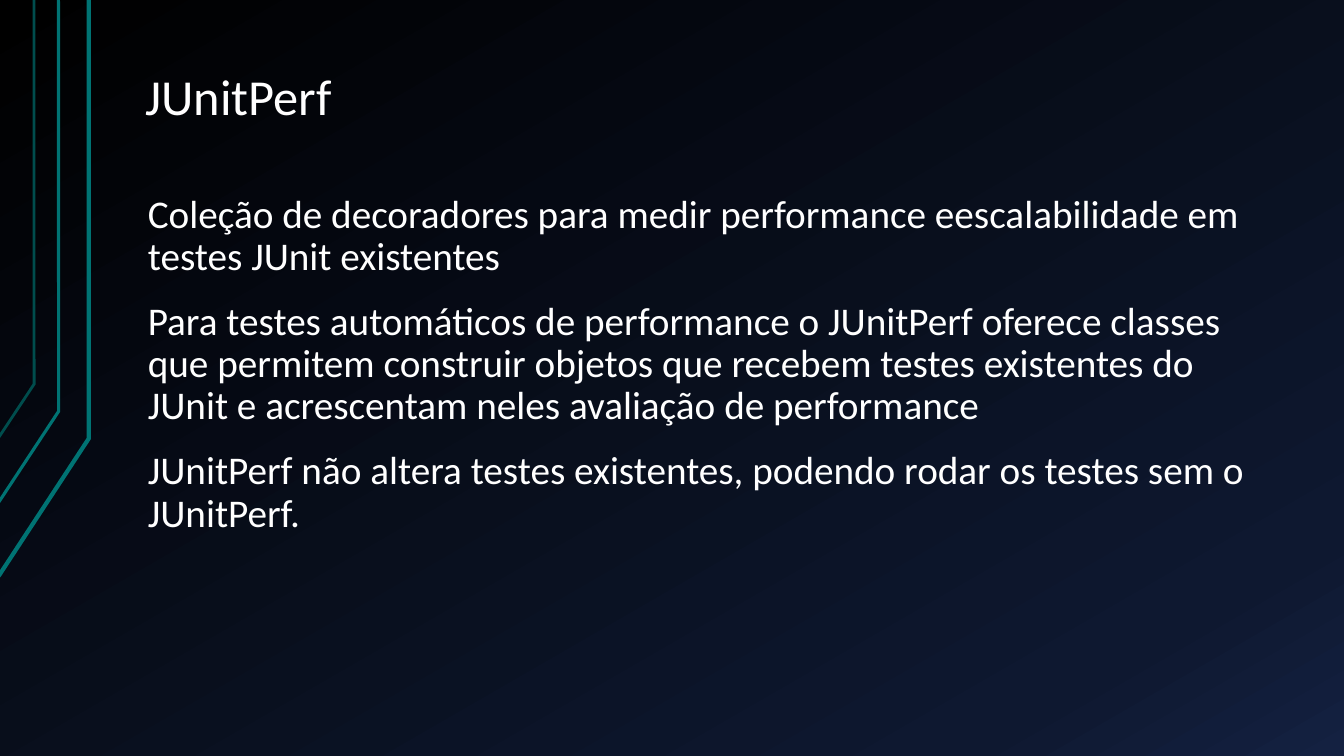
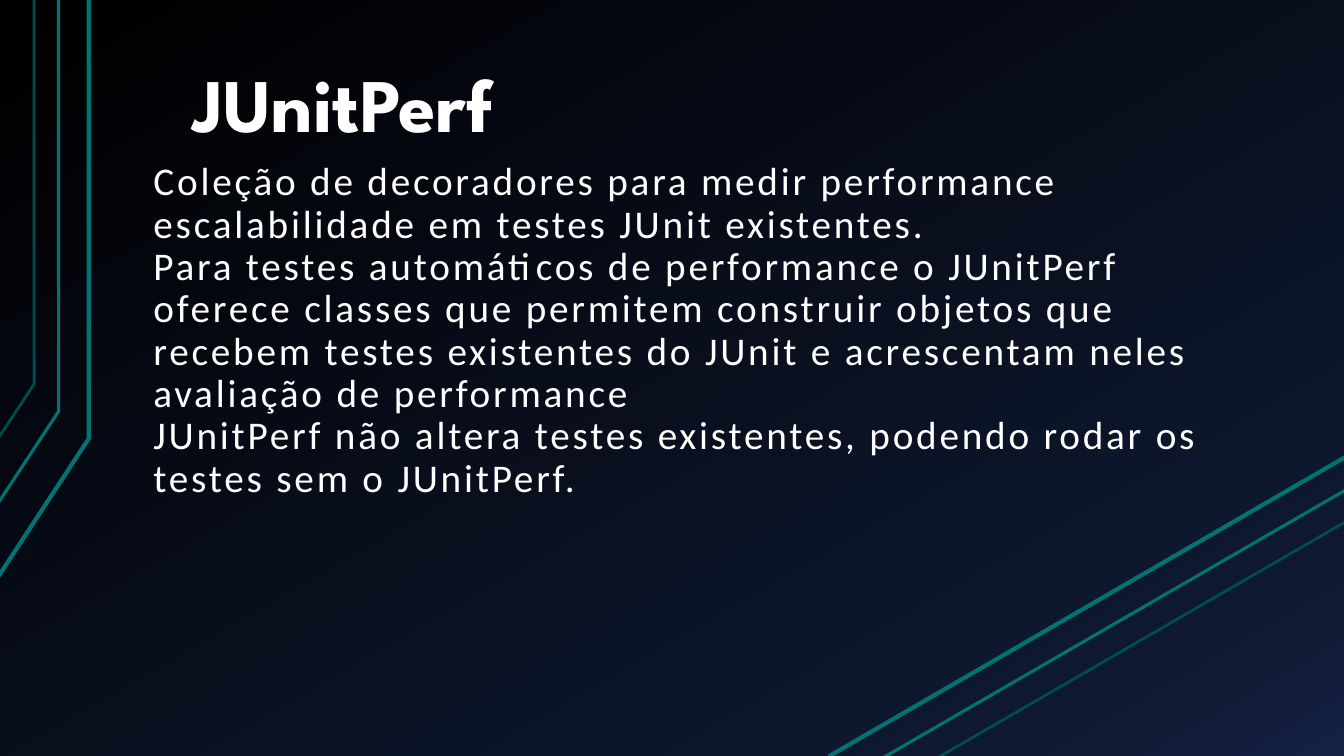
Before and after one commit to BrunoFelix/Restoran, a slide deck: slide 13 of Docs/Apresentação TSW.pptx. Drawn at 1344x756 pixels with LibreOffice and Linux fonts; fonts in the diff are those of the drawing. Boxes give left, top, right and bottom in pixels: in the first picture for what was removed or moved away, otherwise in the second. Text is boxed around its words. In the diff, an @@ line names an element or a change of style, - is before the commit and + after.

```diff
--- a/Docs/Apresentação TSW.pptx
+++ b/Docs/Apresentação TSW.pptx
@@ title "JUnitPerf": place and size @@
-title "JUnitPerf" at (145, 80, 331, 116)
+title "JUnitPerf" at (193, 79, 493, 133)
@@ title "JUnitPerf" at (193, 79, 493, 133): size 36 to 54 pt, font Calibri to League Spartan, bold on @@
@@ text "Coleção de decoradores para medir ...": place and size @@
-text "Coleção de decoradores para medir ..." at (148, 200, 1244, 528)
+text "Coleção de decoradores para medir ..." at (153, 167, 1195, 493)
@@ text at (153, 167, 1055, 239): text changed @@
-Coleção de decoradores para medir performance eescalabilidade em testes JUnit existentes
+Coleção de decoradores para medir performance escalabilidade em testes JUnit existentes.
@@ text at (153, 252, 1195, 493): letter spacing 0 to 2 pt in "Para testes automáticos de performance o JUnitPerf ...", "JUnitPerf não altera testes existentes, podendo rodar ..."; less space between paragraphs @@
@@ line added from (829, 756) to (1344, 457), #007373 3 pt @@
@@ line added from (882, 756) to (1344, 490), #007373 2.25 pt @@
@@ line added from (939, 756) to (1344, 522), #007373 2 pt @@
```
Also in this commit, not shown: 4 other slides changed, 4 slides added, 1 slide removed.
